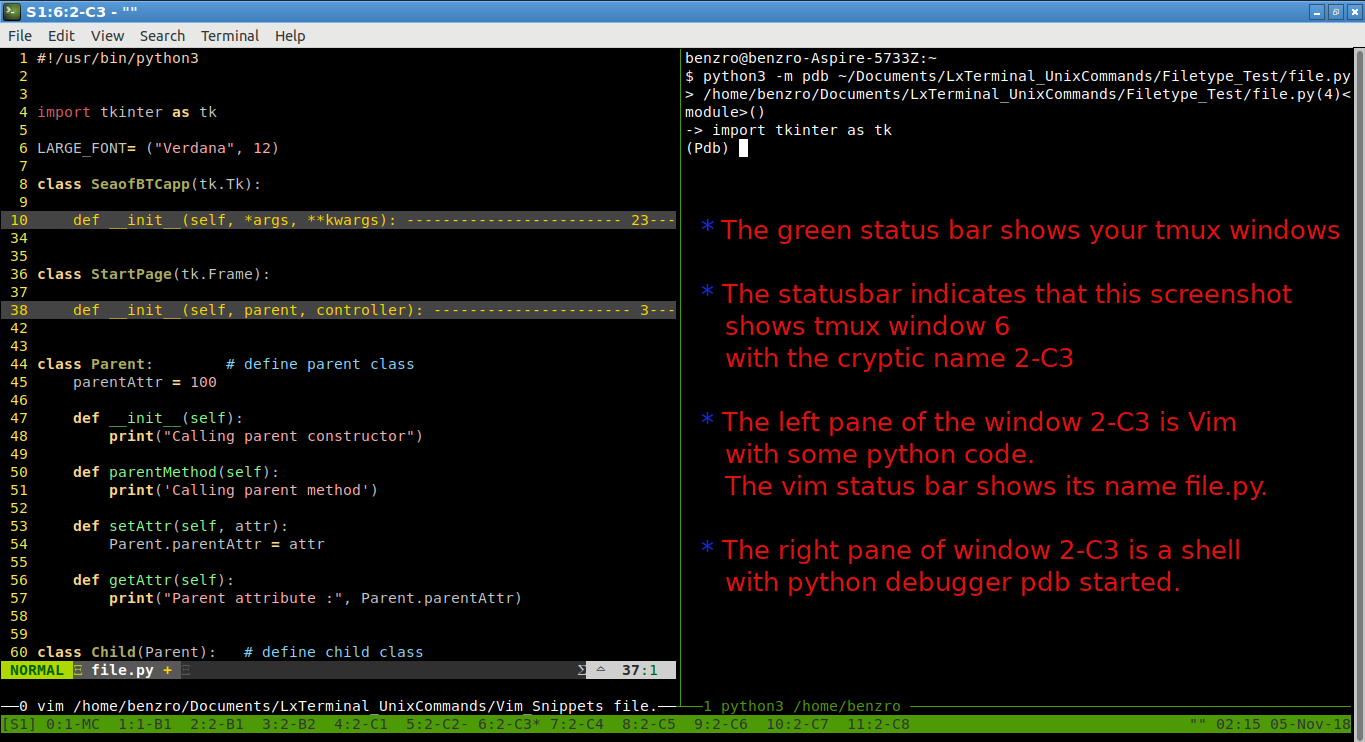
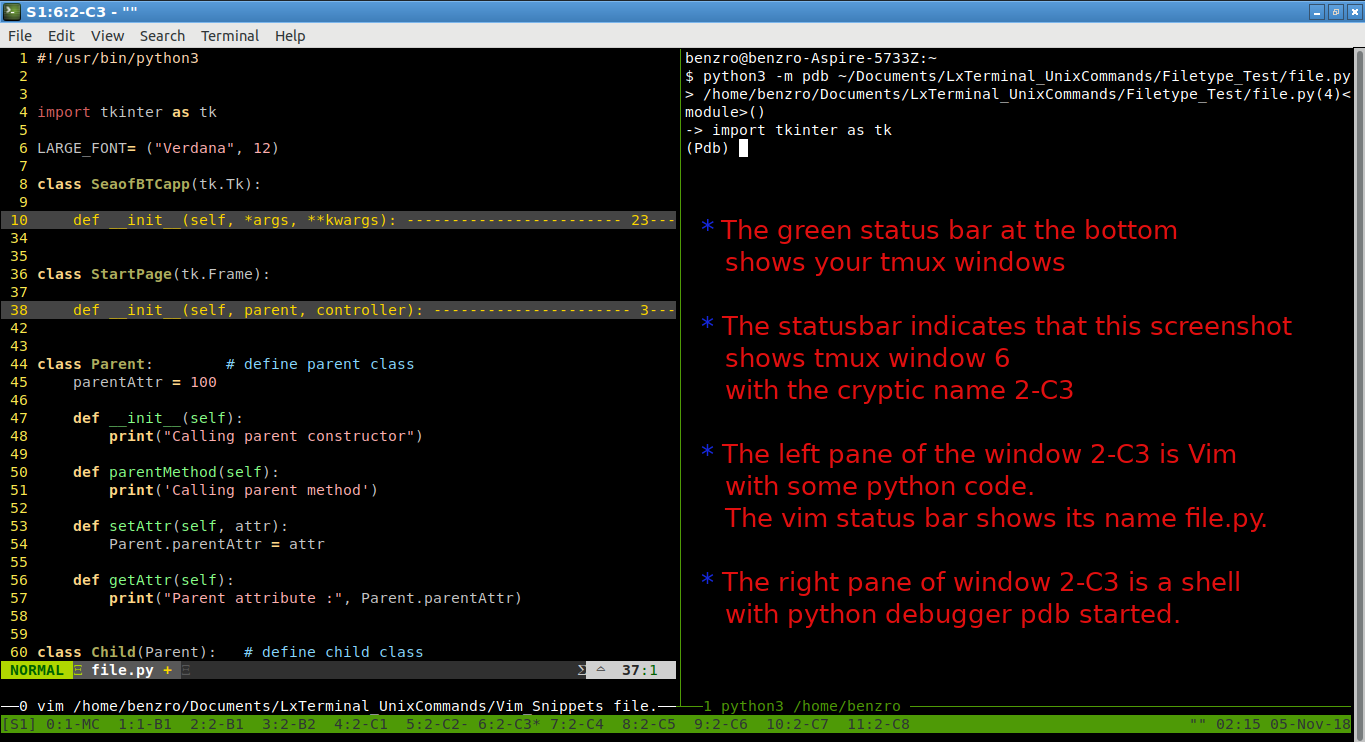
Layered file, before and after one edit (w=1365, h=742). Changes by layer:
renamed "* The green status bar shows y..." to "* The green status bar at the ...", painted on it over [701, 219, 1340, 628]
